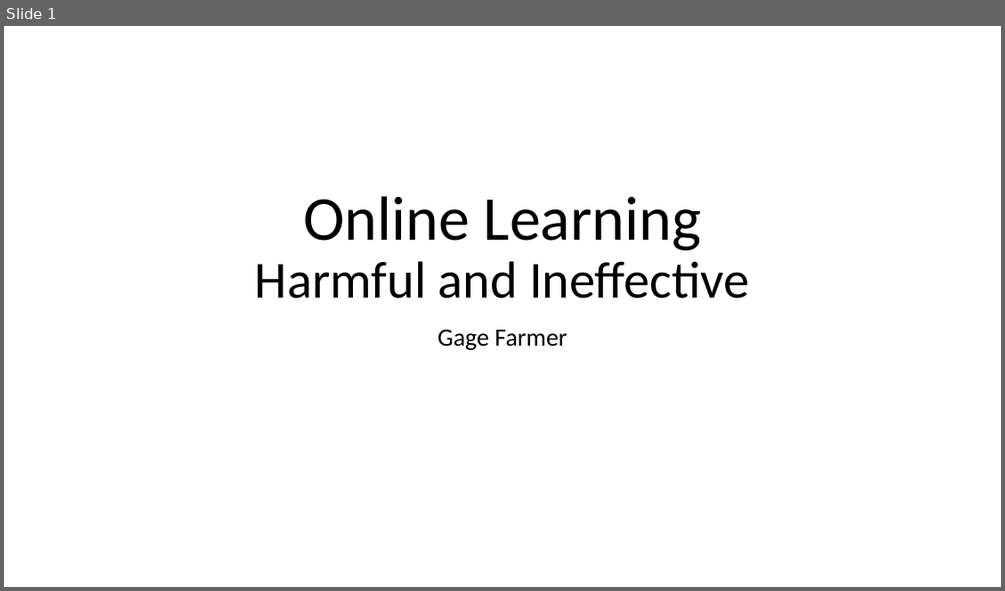
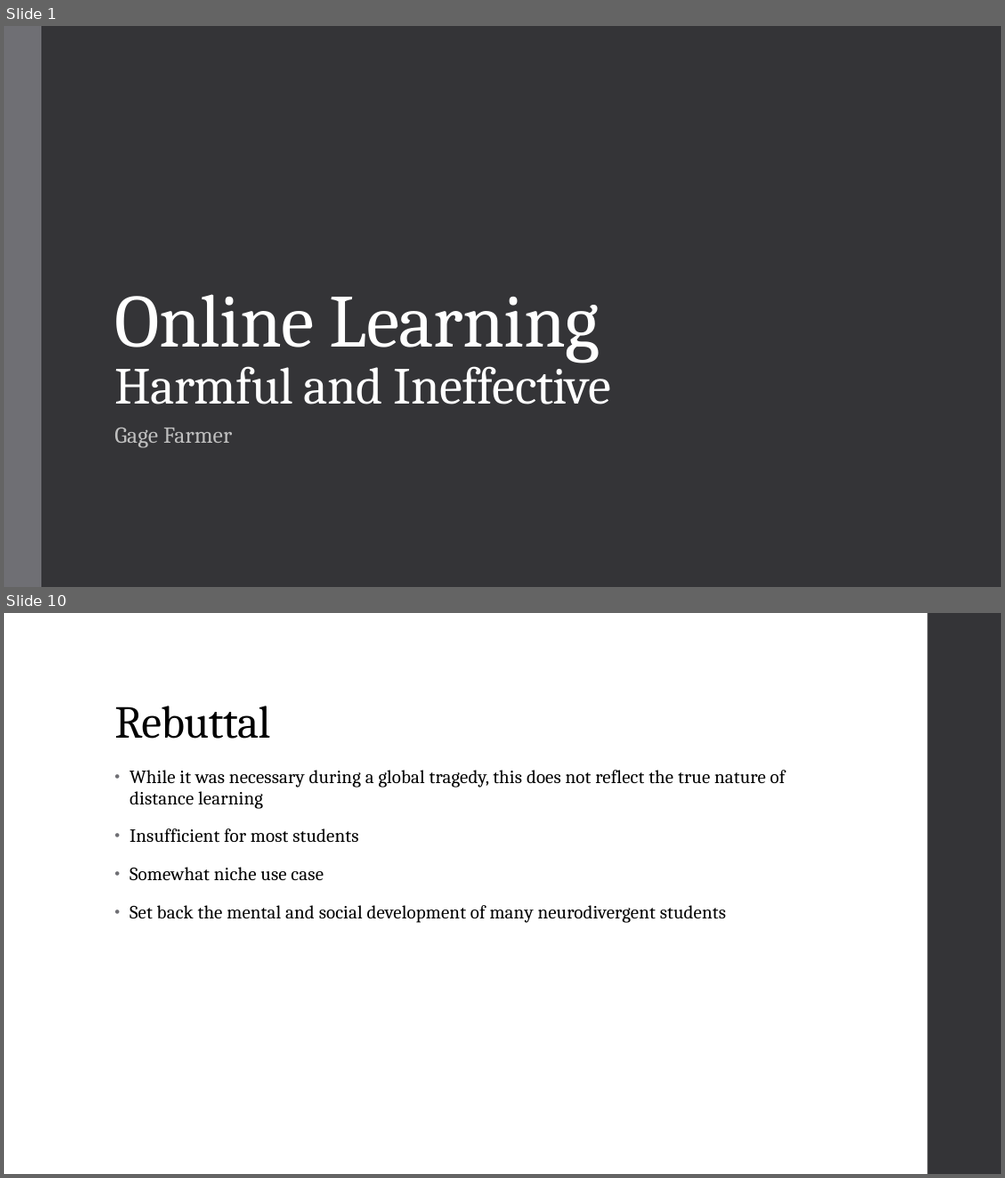
Before and after one commit to trickyok/College-Work, a slide deck: Spring 2022/Comp II/Writing Project 3/Online Learning.pptx. Shown one above the other, each under a label of ours: slide 1 before the commit, slides 1 and 10 after it; the slides between them are not shown. The pictures are 1005x591 and 1005x1178 pixels, drawn with LibreOffice and Linux fonts; fonts in the diff are those of the drawing. Boxes give left, top, right and bottom in pixels: in the first picture for what was removed or moved away, otherwise in the second. Text is boxed around its words. In the diff, an @@ line names an element or a change of style, - is before the commit and + after.

```diff
--- a/Spring 2022/Comp II/Writing Project 3/Online Learning.pptx
+++ b/Spring 2022/Comp II/Writing Project 3/Online Learning.pptx
@@ slide 10 added at (4, 613, 1001, 1174), background #FFFFFF @@
@@ rectangle added at (928, 613, 1001, 1174), fill #353537 @@
@@ title added at (114, 706, 270, 738), 44 pt, text #000000 @@
+Rebuttal
@@ text added at (129, 770, 785, 923), 18 pt, text #000000 @@
+• While it was necessary during a global tragedy, this does not reflect the true nature of distance learning
+• Insufficient for most students
+• Somewhat niche use case
+• Set back the mental and social development of many neurodivergent students
@@ slide 1 changed as well @@
@@ background #FFFFFF to #353537 @@
@@ rectangle added at (4, 26, 41, 587), fill #6F6F74 @@
@@ title "Online Learning Harmful and Ineffective": place and size @@
-title "Online Learning Harmful and Ineffective" at (255, 196, 749, 298)
+title "Online Learning Harmful and Ineffective" at (114, 294, 612, 404)
@@ title "Online Learning Harmful and Ineffective" at (114, 294, 612, 404): size 60 to 72 pt in "Online Learning"; font Calibri to Cambria, text colour #000000 to #FFFFFF, letter spacing 0 to -0.5 pt; alignment centre to left; line spacing 0.9 to 0.85 @@
@@ subtitle "Gage Farmer": place and size @@
-subtitle "Gage Farmer" at (437, 329, 566, 350)
+subtitle "Gage Farmer" at (114, 426, 232, 448)
@@ subtitle "Gage Farmer" at (114, 426, 232, 448): size 24 to 22 pt, font Calibri to Cambria, text colour #000000 to #BFBFBF, letter spacing 0 to 0.1 pt; alignment centre to left; line spacing 0.9 to 0.95; more space between paragraphs @@
```
Also in this commit, not shown: 4 other slides changed, 7 other slides added, 7 slides removed.
